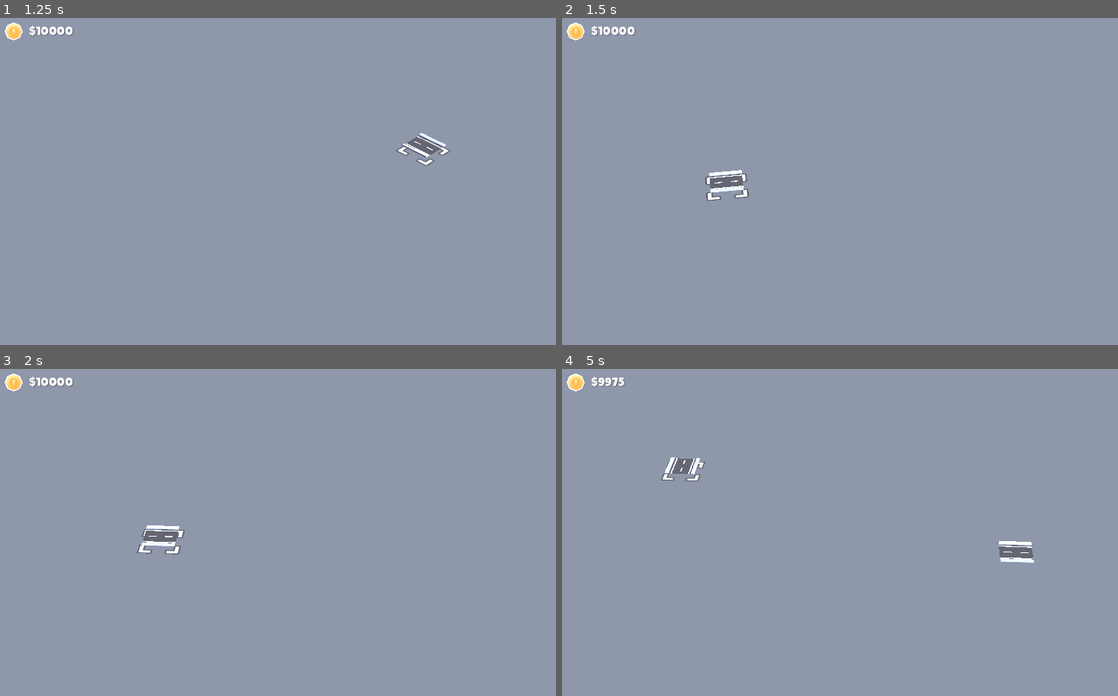
Above: before the commit, frames 1-4 (two rows, left to right).
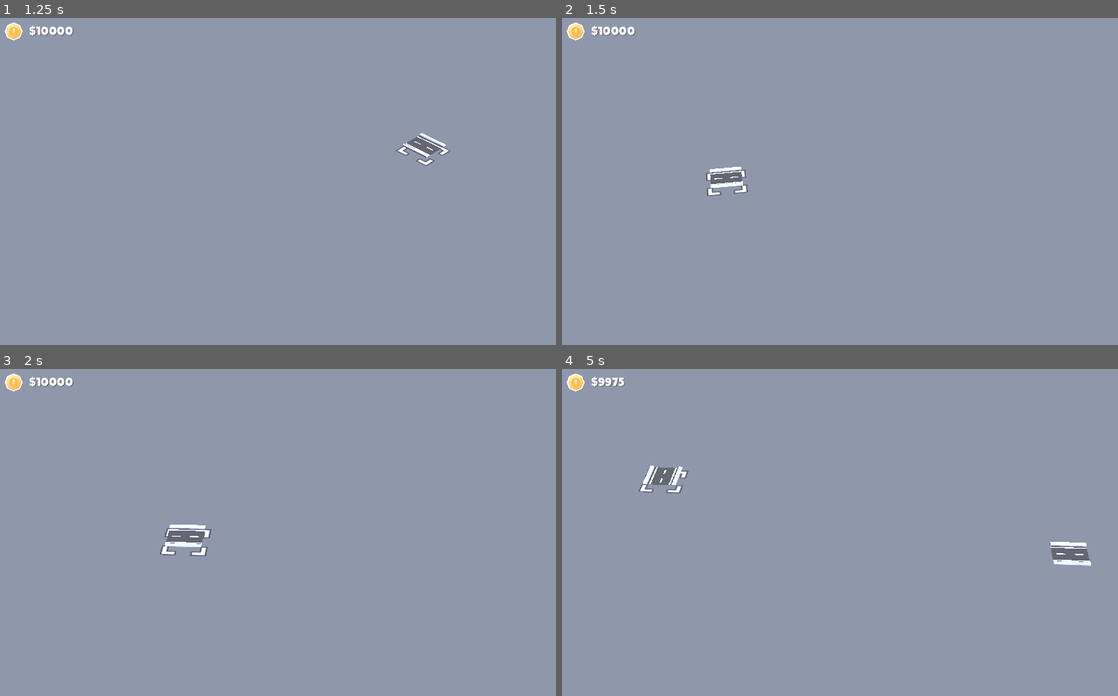
Above: after the commit, the same moments.

Repository: paulstansifer/orchitecture
Game: Godot game, scene res://scenes/main.tscn
The game is run twice, just before and just after one commit, with the same random seed, the same clock (stepped at 60 frames per second) and the same inputs.
Inputs (mouse positions are in pixels of both pictures, inside the frame that each line leads up to):
- Up to frame 1 (1.25 s): tap Enter at 0.5 s; move the mouse to (422, 158) at 0.52 s; hold Middle mouse button (camera_rotate) from 0.53 s (still down); right-click (422, 158) at 0.8 s
- Up to frame 2 (1.5 s): tap Space at 1.25 s; move the mouse to (734, 194) at 1.27 s; release Middle mouse button (camera_rotate) at 1.28 s; right-click (734, 194) at 1.35 s
- Up to frame 3 (2 s): tap Mouse wheel up (camera_zoom_in, bound only after the commit) at 1.55 s
- Up to frame 4 (5 s): move the mouse to (912, 454) at 2.02 s; tap Mouse wheel up (camera_zoom_in, bound only after the commit) at 2.1, 4.55 s; tap Mouse wheel down (camera_zoom_out, bound only after the com… at 2.3, 2.85 s; move the mouse to (823, 594) at 2.77 s; tap Middle mouse button (camera_rotate) at 3.05 s; move the mouse to (1034, 578) at 3.52 s; click (1034, 578) at 3.6 s; right-click (1034, 578) at 3.8 s; tap Enter at 4.25 s; move the mouse to (673, 476) at 4.27 s; tap S (camera_back) at 4.35 s

Frame 1 is identical in both runs. In frame 2, 0.5% of the frame differs, in the area x 25-34%, y 45-57%; in frame 3, 0.8%; in frame 4, 1.5%, in the area x 13-96%, y 27-61%.

Commit message:
Add camera zoom and up/down pan.

Diff:
--- a/project.godot
+++ b/project.godot
@@ -93,6 +93,16 @@
 "events": [Object(InputEventKey,"resource_local_to_scene":false,"resource_name":"","device":-1,"window_id":0,"alt_press …(192 unchanged characters)…
 ]
 }
+camera_zoom_in={
+"deadzone": 0.2,
+"events": [Object(InputEventMouseButton,"resource_local_to_scene":false,"resource_name":"","device":-1,"window_id":0,"alt_pressed":false,"shift_pressed":false,"ctrl_pressed":false,"meta_pressed":false,"button_mask":0,"position":Vector2(0, 0),"global_position":Vector2(0, 0),"factor":1.0,"button_index":4,"canceled":false,"pressed":false,"double_click":false,"script":null)
+]
+}
+camera_zoom_out={
+"deadzone": 0.2,
+"events": [Object(InputEventMouseButton,"resource_local_to_scene":false,"resource_name":"","device":-1,"window_id":0,"alt_pressed":false,"shift_pressed":false,"ctrl_pressed":false,"meta_pressed":false,"button_mask":0,"position":Vector2(0, 0),"global_position":Vector2(0, 0),"factor":1.0,"button_index":5,"canceled":false,"pressed":false,"double_click":false,"script":null)
+]
+}
 
 [rendering]
 
--- a/scenes/main.tscn
+++ b/scenes/main.tscn
@@ -47,9 +47,10 @@
 
 [node name="Container" type="Node3D" parent="Builder/Selector"]
 
-[node name="View" type="Node3D" parent="."]
+[node name="View" type="Node3D" parent="." node_paths=PackedStringArray("camera_child")]
 transform = Transform3D(0.707107, -0.40558, 0.579228, 0, 0.819152, 0.573576, -0.707107, -0.40558, 0.579228, 0, 0, 0)
 script = ExtResource("8_yovpv")
+camera_child = NodePath("Camera")
 
 [node name="Camera" type="Camera3D" parent="View"]
 transform = Transform3D(1, 0, 0, 0, 1, 0, 0, 0, 1, 0, 0, 30)
--- a/scripts/view.gd
+++ b/scripts/view.gd
@@ -2,6 +2,9 @@
 
 var camera_position:Vector3
 var camera_rotation:Vector3
+var camera_dist:float = 30
+
+@export var camera_child: Camera3D
 
 @onready var camera = $Camera
 
@@ -17,6 +20,7 @@
 
 	position = position.lerp(camera_position, delta * 8)
 	rotation_degrees = rotation_degrees.lerp(camera_rotation, delta * 6)
+	camera_child.position.z = lerpf(camera_child.position.z, camera_dist, delta * 6)
 
 	handle_input(delta)
 
@@ -31,6 +35,11 @@
 	input.x = Input.get_axis("camera_left", "camera_right")
 	input.z = Input.get_axis("camera_forward", "camera_back")
 
+	if Input.is_action_just_pressed("camera_zoom_in"):
+		camera_dist = max(camera_dist - 4, 6)
+	if Input.is_action_just_pressed("camera_zoom_out"):
+		camera_dist += 4
+
 	input = input.rotated(Vector3.UP, rotation.y).normalized()
 
 	camera_position += input / 4
@@ -40,6 +49,7 @@
 	if Input.is_action_pressed("camera_center"):
 		camera_position = Vector3()
 
+
 func _input(event):
 
 	# Rotate camera using mouse (hold 'middle' mouse button)
@@ -47,3 +57,4 @@
 	if event is InputEventMouseMotion:
 		if Input.is_action_pressed("camera_rotate"):
 			camera_rotation += Vector3(0, -event.relative.x / 10, 0)
+			camera_position.y += event.relative.y / 100
Not shown, changed: LICENSE.md
